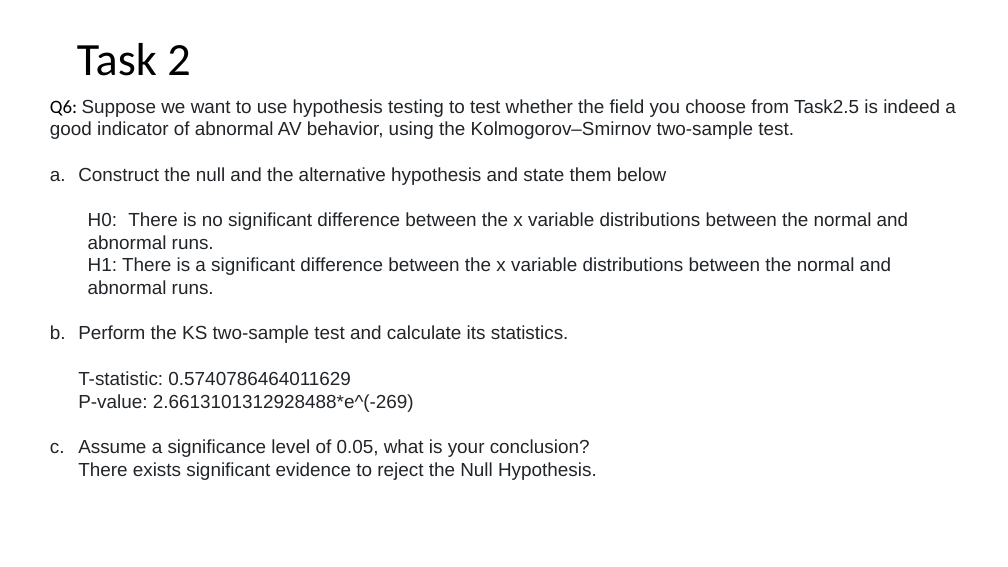
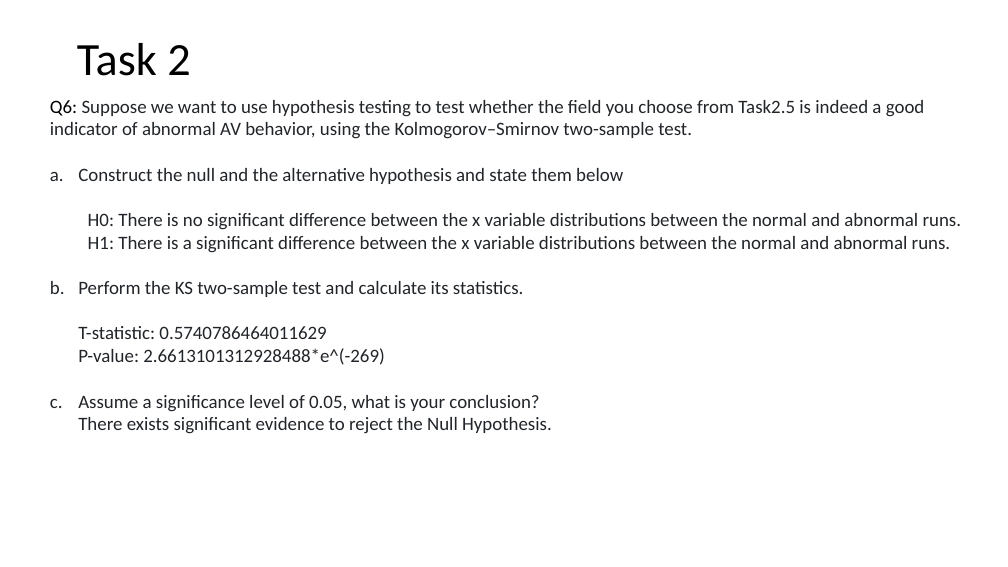
Before and after one commit to mrojaspell/MP1, a slide deck: slide 24 of mp1_powerpoint.pptx (slide 23 before the commit). Drawn at 1008x567 pixels with LibreOffice and Linux fonts; fonts in the diff are those of the drawing. Boxes give left, top, right and bottom in pixels: in the first picture for what was removed or moved away, otherwise in the second. Text is boxed around its words. In the diff, an @@ line names an element or a change of style, - is before the commit and + after.

```diff
--- a/mp1_powerpoint.pptx
+++ b/mp1_powerpoint.pptx
@@ text "Q6: Suppose we want to ..." at <box>50,100,962,434</box>: font Arial to Calibri @@
```
Also in this commit, not shown: 10 other slides changed, 2 slides added, 1 slide removed.
